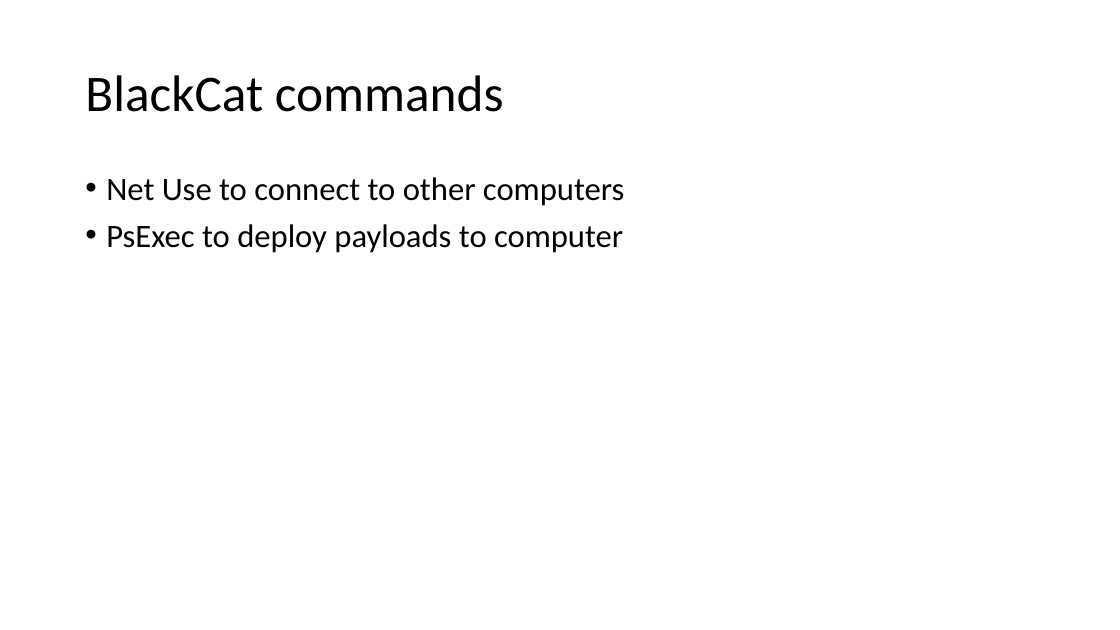
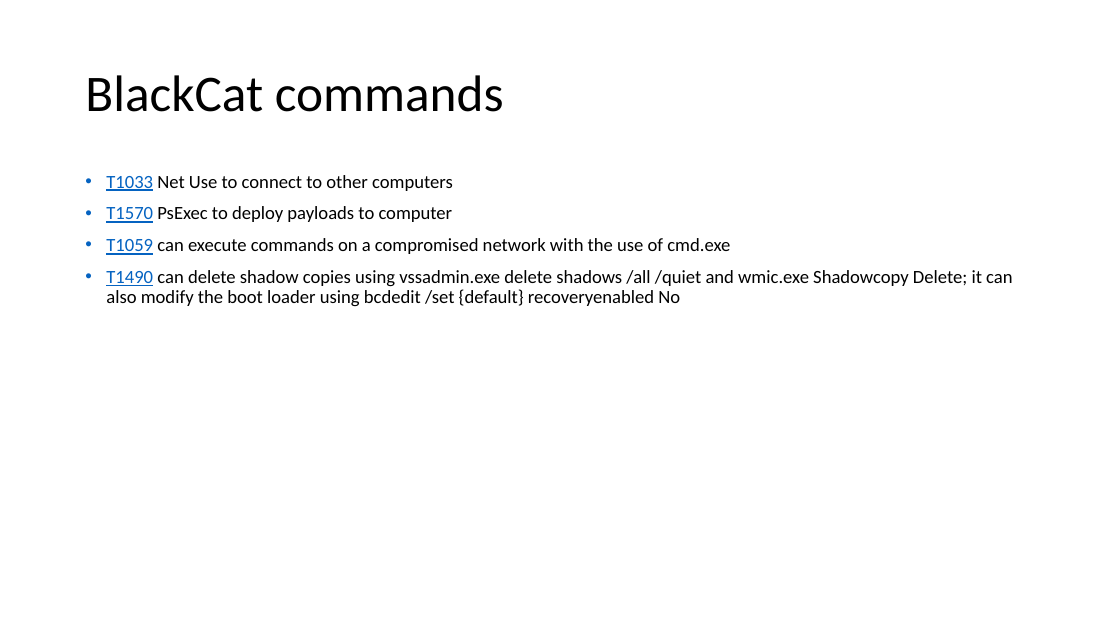
Before and after one commit to CHROME-PLATED-METRO-WOLF/attack, a slide deck: slide 2 of evidence.pptx. Drawn at 1120x630 pixels with LibreOffice and Linux fonts; fonts in the diff are those of the drawing. Boxes give left, top, right and bottom in pixels: in the first picture for what was removed or moved away, otherwise in the second. Text is boxed around its words. In the diff, an @@ line names an element or a change of style, - is before the commit and + after.

```diff
--- a/evidence.pptx
+++ b/evidence.pptx
@@ text at box(106, 175, 1012, 306): text changed; size 28 to 16 pt @@
-• Net Use to connect to other computers
-• PsExec to deploy payloads to computer
+• T1033 Net Use to connect to other computers
+• T1570 PsExec to deploy payloads to computer
+• T1059 can execute commands on a compromised network with the use of cmd.exe
+• T1490 can delete shadow copies using vssadmin.exe delete shadows /all /quiet and wmic.exe Shadowcopy Delete; it can also modify the boot loader using bcdedit /set {default} recoveryenabled No
```
Also in this commit, not shown: 1 slide added, 1 other file.
